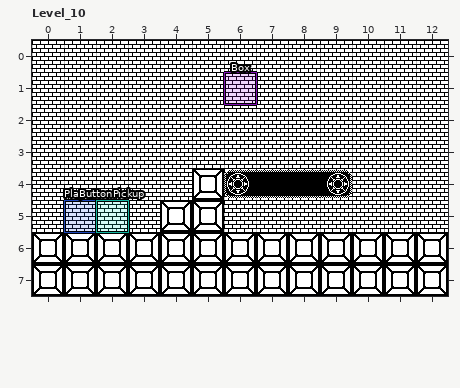
LDtk project, stored at src/assets/levels/PlaydateProjectTest.ldtk. The first picture shows the starting point.
Cells are 32x32 px. Shown: Level_10 x 0..12, y 0..7.
Now the later version:
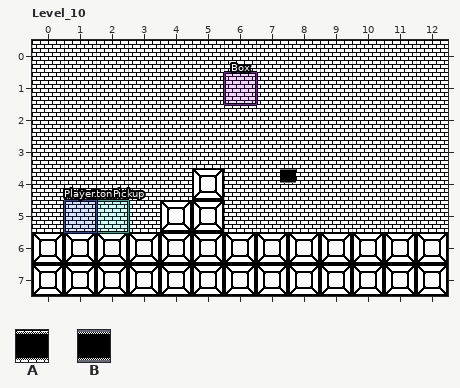
Key: from "Level": A 5 "conveyor_belt"; from "TilesetX_table_32_32": B 27.
_ is an empty cell.
Objects are placed by their top-left corner, in cells (3,4 is the top-left corner of cell 3,4); size is 1x1 cell unless given.
Edits made:
Layer "Level":
y 4: x 6..9 AAAA -> ____
Layer "Entities":
added: B "ConveyorBelt" at 6,4 size 4x0.5
